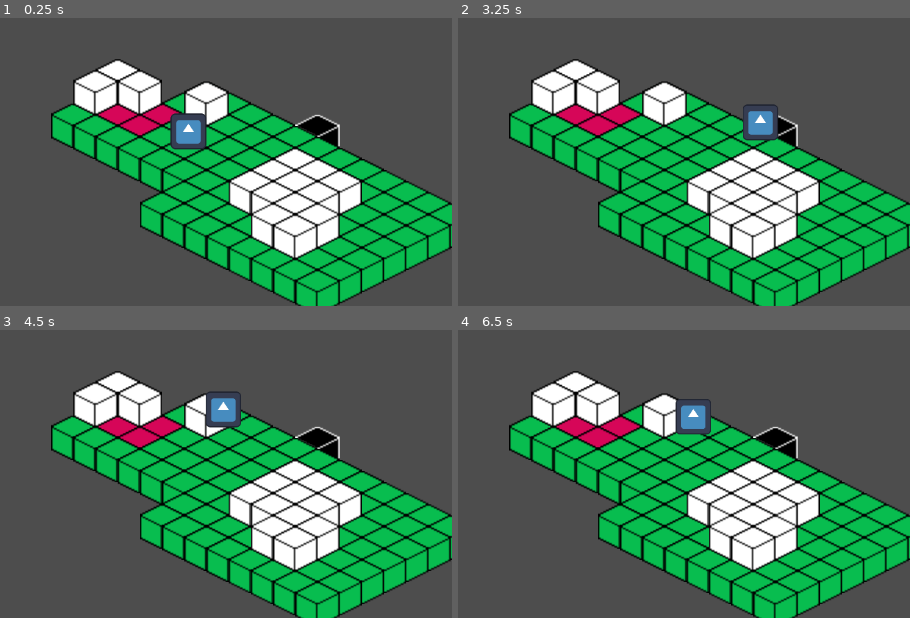
Above: before the commit, frames 1-4 (two rows, left to right).
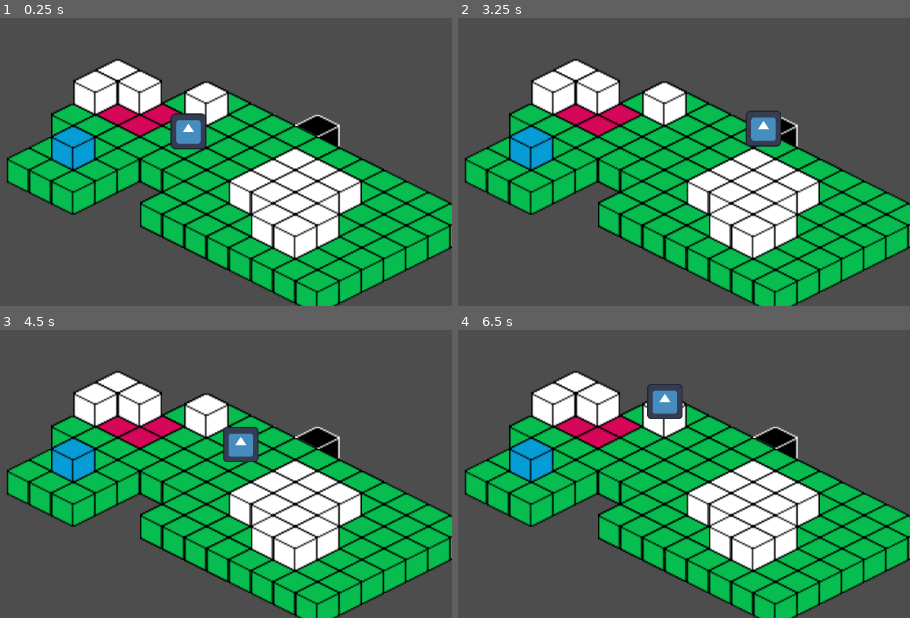
Above: after the commit, the same moments.

Repository: Andy-Olshanky/godot-isometric-test
Game: Godot game, scene res://main.tscn
The game is run twice, just before and just after one commit, with the same random seed, the same clock (stepped at 60 frames per second) and the same inputs. The engine's default icon, where the game draws it, is replaced by a stand-in: a white triangle on a blue panel in a dark square.
Inputs:
- Up to frame 1 (0.25 s): no input
- Up to frame 2 (3.25 s): tap Enter at 0.5 s; hold D (right) 0.53-1.28 s; tap Shift (other) every 0.75 s from 0.6 to 2.85 s; tap Space (jump) at 0.77, 1.52, 3.02 s; hold S (down) 1.28-2.03 s; hold D (right) 2.03-2.78 s; hold W (up) from 2.78 s (still down)
- Up to frame 3 (4.5 s): release W (up) at 3.53 s; hold A (left) from 3.53 s (still down); tap Shift (other) at 3.6, 4.35 s; tap Space (jump) at 3.77 s
- Up to frame 4 (6.5 s): tap Space (jump) at 4.52, 5.75, 6.02 s; release A (left) at 5.03 s; hold S (down) 5.03-5.78 s; tap Shift (other) at 5.1, 5.85 s; hold D (right) from 5.78 s (still down)

The runs differ from the first frame. In frame 1, 5.4% of the frame differs, in the area x 1-31%, y 37-69%; in frame 2, 6.2%; in frame 3, 7.1%, in the area x 1-58%, y 21-69%; in frame 4, 6.8%.

Commit message:
rename file

Diff:
--- a/tile_map.tscn
+++ b/tile_map.tscn
@@ -1,7 +1,7 @@
 [gd_scene load_steps=5 format=3 uid="uid://83x67rm3mmkb"]
 
 [ext_resource type="Texture2D" uid="uid://duqtpmnm1qo83" path="res://iso_tileset.png" id="1_7pf5u"]
-[ext_resource type="Script" path="res://tile_map.gd" id="2_ctqrm"]
+[ext_resource type="Script" path="res://main_tile_map.gd" id="2_ctqrm"]
 
 [sub_resource type="TileSetAtlasSource" id="TileSetAtlasSource_3owqt"]
 texture = ExtResource("1_7pf5u")
